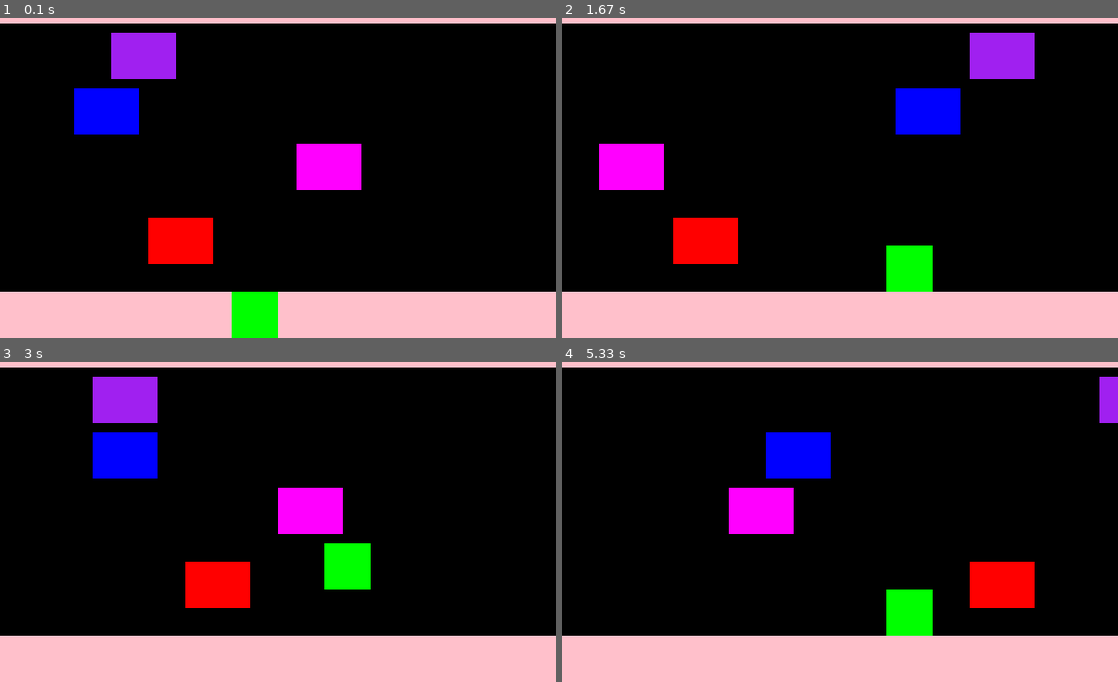
Above: before the commit, frames 1-4 (two rows, left to right).
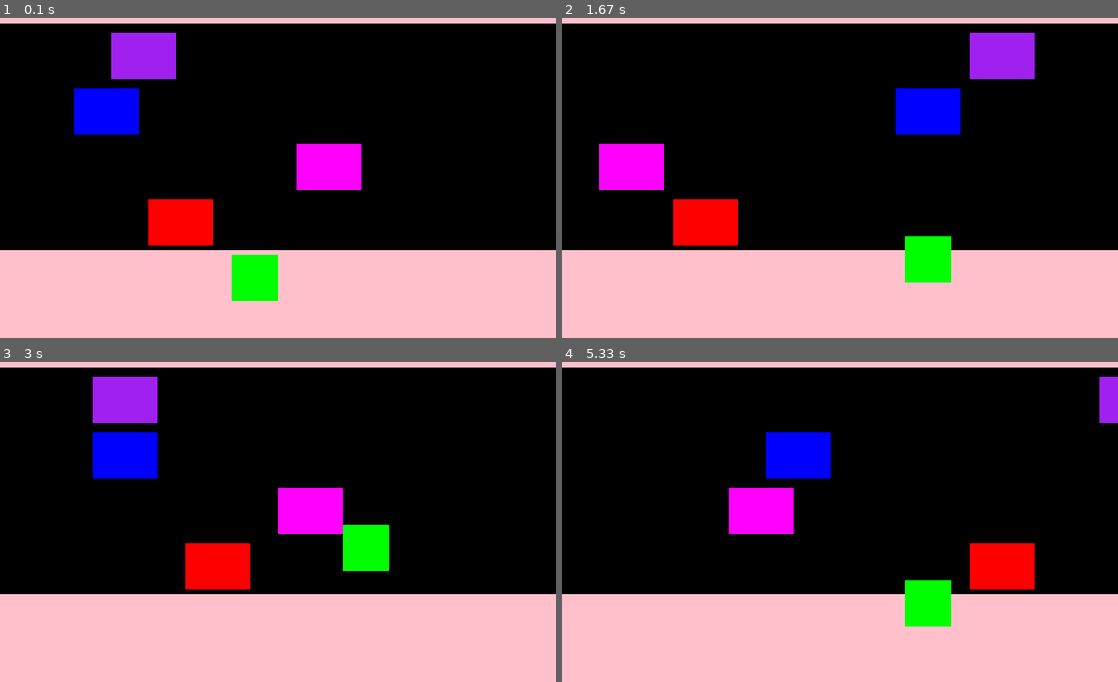
Above: after the commit, the same moments.

Repository: mnolan000/Homework
Game: pygame game, started from Nolan_HW9_Functions/frogger.py
The game is run twice, just before and just after one commit, with the same random seed, the same clock (stepped at 60 frames per second) and the same inputs.
Inputs:
- Up to frame 1 (0.1 s): no input
- Up to frame 2 (1.67 s): hold S 0.33-0.8 s; hold Right 0.33-0.8 s; tap W at 0.83 s; hold Right from 1.23 s (still down)
- Up to frame 3 (3 s): release Right at 1.7 s; hold Up 1.73-2.03 s; hold Right 2.07-2.53 s; hold Left from 2.57 s (still down)
- Up to frame 4 (5.33 s): release Left at 3.1 s; hold A 3.13-3.43 s; hold Down 3.13-3.43 s; hold Down 3.47-3.77 s; hold Left 3.8-4.2 s; hold Up 4.23-4.6 s; hold Right 4.63-5.27 s; tap D at 5.3 s

The runs differ from the first frame. In frame 1, 15% of the frame differs, in the area x 0-100%, y 56-100%; in frame 2, 14%; in frame 3, 15%, in the area x 0-100%, y 50-86%; in frame 4, 14%.

Commit message:
3/10/25 class

Diff:
--- a/Nolan_HW9_Functions/frogger.py
+++ b/Nolan_HW9_Functions/frogger.py
@@ -27,7 +27,7 @@
 speed = 10
 
 #frog current position
-cur_pos = [250,400]
+cur_pos = [250,310]
 car1_pos = [100,100]
 car2_pos = [100,100]
 car3_pos = [300,100]
@@ -47,22 +47,22 @@
       if event.key == pygame.K_ESCAPE: #escape key
         running = False
       if event.key == pygame.K_w: #up direction
-        cur_pos[1] -= 50  #y coordinate
+        cur_pos[1] -= 60  #y coordinate
       if event.key == pygame.K_s: #down direction
-        cur_pos[1] += 50  #y coordinate
+        cur_pos[1] += 60  #y coordinate
       if event.key == pygame.K_a: #left direction
-        cur_pos[0] -= 50  #x coordinate
+        cur_pos[0] -= 60  #x coordinate
       if event.key == pygame.K_d: #right direction
-        cur_pos[0] += 50  #x coordinate
+        cur_pos[0] += 60  #x coordinate
       #arrow keys
       if event.key == pygame.K_UP: #up direction
-        cur_pos[1] -= 50  #y coordinate
+        cur_pos[1] -= 60  #y coordinate
       if event.key == pygame.K_DOWN: #down direction
-        cur_pos[1] += 50  #y coordinate
+        cur_pos[1] += 60  #y coordinate
       if event.key == pygame.K_LEFT: #left direction
-        cur_pos[0] -= 50  #x coordinate
+        cur_pos[0] -= 60  #x coordinate
       if event.key == pygame.K_RIGHT: #right direction
-        cur_pos[0] += 50  #x coordinate
+        cur_pos[0] += 60  #x coordinate
 
   """Update our game state"""
 
@@ -91,13 +91,13 @@
   pygame.draw.rect(
     screen,
     "pink",
-    pygame.Rect((0,300), (600, 100))
+    pygame.Rect((0,200), (600, 300))
   )
   #road
   pygame.draw.rect(
     screen,
     "black",
-    pygame.Rect((0,50), (600, 300))
+    pygame.Rect((0,50), (600, 255))
   )
 
   #cars
@@ -129,7 +129,7 @@
   pygame.draw.rect(
     screen,
     "red",
-    pygame.Rect((car4_pos[0],270), (70, 50))
+    pygame.Rect((car4_pos[0],250), (70, 50))
   )
   if car4_pos[0] == 0:
     car4_pos[0] = 600
@@ -146,6 +146,13 @@
     "green",
     pygame.Rect(cur_pos[0], cur_pos[1], 50, 50)
   )
+
+  if cur_pos == car3_pos:
+    running = False
+
+  print(cur_pos)
+  print(car4_pos)
+
   #update screen
   pygame.display.flip()
   #fps
